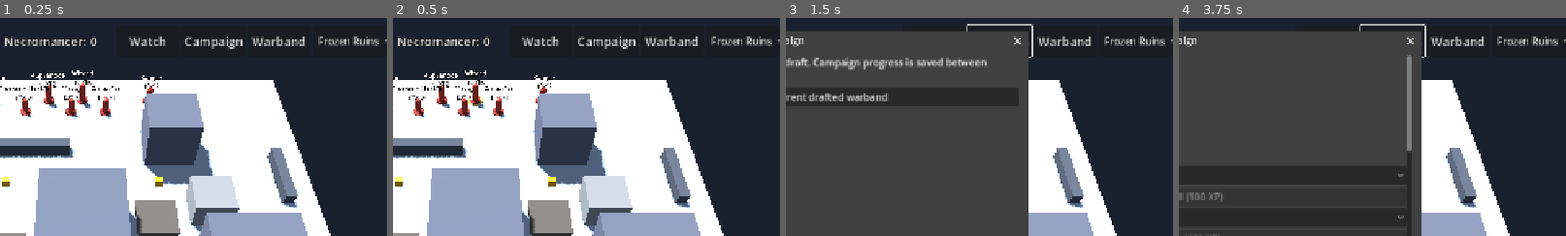
Above: before the commit, frames 1-4 (left to right).
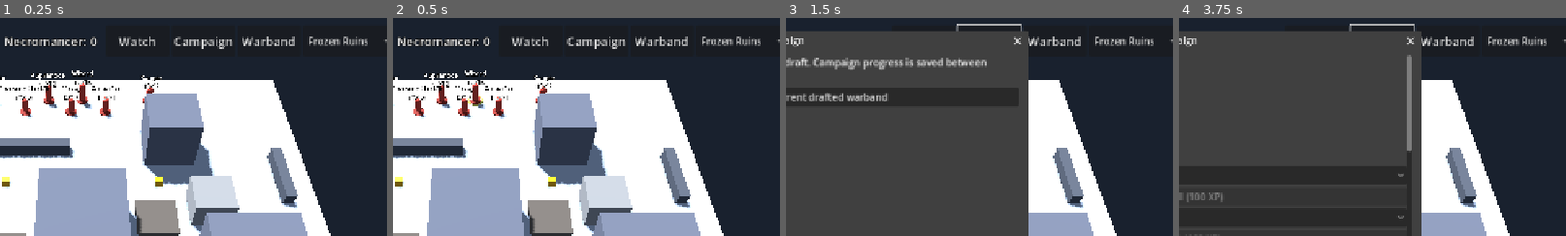
Above: after the commit, the same moments.

Repository: drag0nblad3/Frostgame
Game: Godot game, scene res://scenes/main.tscn
Same seed, same stepped clock (60 frames per second), same inputs: the game is played once before the commit and once after it.
Inputs:
- Up to frame 1 (0.25 s): no input
- Up to frame 2 (0.5 s): no input
- Up to frame 3 (1.5 s): click "Campaign" at 0.5 s; click "Campaign" at 1.25 s
- Up to frame 4 (3.75 s): click "New game" at 2 s; click "New game" at 2.75 s; click "Start campaign with current d…" at 3.5 s
The pictures show only the part of the screen within x 39-89%, y 0-50%; the shares and areas given below are measured in that part.

The runs differ from the first frame. In frame 1, 1.8% of the frame differs, in the area x 30-98%, y 8-15%; in frame 2, 1.8%; in frame 3, 1.1%; in frame 4, 1.1%.

Commit message:
Add Living Museum scenario with dormant statues and treasure Will tests

Diff:
--- /dev/null
+++ b/data/boards/living_museum.json
@@ -0,0 +1,199 @@
+{
+  "id": "living_museum",
+  "name": "The Living Museum",
+  "size": [
+    36,
+    36
+  ],
+  "pieces": [
+    {
+      "kind": "ruin",
+      "rect": [
+        4,
+        12,
+        6,
+        5
+      ]
+    },
+    {
+      "kind": "ruin",
+      "rect": [
+        26,
+        19,
+        6,
+        5
+      ]
+    },
+    {
+      "kind": "ruin",
+      "rect": [
+        9,
+        25,
+        4,
+        4
+      ]
+    },
+    {
+      "kind": "ruin",
+      "rect": [
+        23,
+        7,
+        4,
+        4
+      ]
+    },
+    {
+      "kind": "wall",
+      "rect": [
+        11,
+        9,
+        6,
+        0.8
+      ]
+    },
+    {
+      "kind": "wall",
+      "rect": [
+        19,
+        26.2,
+        6,
+        0.8
+      ]
+    },
+    {
+      "kind": "wall",
+      "rect": [
+        2,
+        21,
+        0.8,
+        5
+      ]
+    },
+    {
+      "kind": "wall",
+      "rect": [
+        33.2,
+        10,
+        0.8,
+        5
+      ]
+    },
+    {
+      "kind": "rubble",
+      "rect": [
+        28,
+        28,
+        4,
+        3
+      ]
+    },
+    {
+      "kind": "rubble",
+      "rect": [
+        4,
+        5,
+        4,
+        3
+      ]
+    },
+    {
+      "kind": "platform",
+      "rect": [
+        7,
+        19,
+        3,
+        3
+      ]
+    },
+    {
+      "kind": "tower",
+      "rect": [
+        27,
+        10,
+        3,
+        3
+      ]
+    },
+    {
+      "kind": "wall",
+      "rect": [
+        12,
+        12,
+        4,
+        0.8
+      ]
+    },
+    {
+      "kind": "wall",
+      "rect": [
+        20,
+        23.2,
+        4,
+        0.8
+      ]
+    },
+    {
+      "kind": "wall",
+      "rect": [
+        12,
+        16,
+        0.8,
+        4
+      ]
+    },
+    {
+      "kind": "wall",
+      "rect": [
+        23.2,
+        16,
+        0.8,
+        4
+      ]
+    },
+    {
+      "kind": "museum_statue",
+      "rect": [
+        17.6,
+        17.6,
+        0.8,
+        0.8
+      ]
+    },
+    {
+      "kind": "museum_statue",
+      "rect": [
+        13.6,
+        13.6,
+        0.8,
+        0.8
+      ]
+    },
+    {
+      "kind": "museum_statue",
+      "rect": [
+        21.6,
+        13.6,
+        0.8,
+        0.8
+      ]
+    },
+    {
+      "kind": "museum_statue",
+      "rect": [
+        13.6,
+        21.6,
+        0.8,
+        0.8
+      ]
+    },
+    {
+      "kind": "museum_statue",
+      "rect": [
+        21.6,
+        21.6,
+        0.8,
+        0.8
+      ]
+    }
+  ]
+}
--- /dev/null
+++ b/data/scenarios/living_museum.json
@@ -0,0 +1,156 @@
+{
+  "id": "living_museum",
+  "name": "The Living Museum",
+  "board": "living_museum",
+  "warbands": [
+    {
+      "name": "Elementalist",
+      "figures": [
+        {
+          "type": "wizard",
+          "at": [
+            18,
+            3
+          ]
+        },
+        {
+          "type": "apprentice",
+          "at": [
+            15,
+            3
+          ]
+        },
+        {
+          "type": "knight",
+          "at": [
+            20,
+            4.5
+          ]
+        },
+        {
+          "type": "man_at_arms",
+          "at": [
+            13,
+            4.5
+          ]
+        },
+        {
+          "type": "infantryman",
+          "at": [
+            22,
+            3
+          ]
+        },
+        {
+          "type": "archer",
+          "at": [
+            10,
+            3
+          ]
+        },
+        {
+          "type": "crossbowman",
+          "at": [
+            26,
+            3
+          ]
+        }
+      ],
+      "spells": {
+        "elemental_bolt": 12,
+        "elemental_shield": 10,
+        "fleet_feet": 12,
+        "strength": 12,
+        "heal": 12,
+        "combat_awareness": 16
+      }
+    },
+    {
+      "name": "Necromancer",
+      "figures": [
+        {
+          "type": "wizard",
+          "at": [
+            18,
+            33
+          ]
+        },
+        {
+          "type": "apprentice",
+          "at": [
+            21,
+            33
+          ]
+        },
+        {
+          "type": "barbarian",
+          "at": [
+            16,
+            31.5
+          ]
+        },
+        {
+          "type": "treasure_hunter",
+          "at": [
+            23,
+            31.5
+          ]
+        },
+        {
+          "type": "thug",
+          "at": [
+            19,
+            31.5
+          ]
+        },
+        {
+          "type": "ranger",
+          "at": [
+            12,
+            33
+          ]
+        },
+        {
+          "type": "marksman",
+          "at": [
+            26,
+            33
+          ]
+        }
+      ],
+      "spells": {
+        "bone_dart": 10,
+        "steal_health": 10,
+        "fleet_feet": 12,
+        "glow": 14,
+        "mind_lock": 16,
+        "strength": 14
+      }
+    }
+  ],
+  "treasures": [
+    [
+      18,
+      18.9
+    ],
+    [
+      14,
+      14.9
+    ],
+    [
+      22,
+      14.9
+    ],
+    [
+      14,
+      22.9
+    ],
+    [
+      22,
+      22.9
+    ]
+  ],
+  "random_encounters": false,
+  "forced_combat": true,
+  "museum": true
+}
--- a/data/terrain.json
+++ b/data/terrain.json
@@ -40,5 +40,13 @@
     "move_mult": 1,
     "height": 4,
     "walkable_top": true
+  },
+  "museum_statue": {
+    "name": "Dormant statue",
+    "blocks_move": true,
+    "blocks_los": false,
+    "cover": 1,
+    "move_mult": 1,
+    "height": 1.7
   }
 }
--- a/src/core/campaign/campaign_progress.gd
+++ b/src/core/campaign/campaign_progress.gd
@@ -51,6 +51,7 @@
 	var report: Array[String] = []
 	var xp := 0
 	var kills := 0
+	var scenario_xp := 0
 	for f in c.state.figures:
 		if f.side == side and f.def.role == "wizard":
 			xp += 40
@@ -67,9 +68,12 @@
 			var victim := c.state.figure(e["id"])
 			var attacker := c.state.figure(e["by"])
 			if victim.side < 0 and attacker.side == side:
-				kills += 1
+				if c.state.museum and victim.def.id == "medium_construct":
+					scenario_xp += 10
+				else:
+					kills += 1
 	var secured := c.state.secured_count(side)
-	xp = mini(300, xp + secured * 40 + mini(kills * 5, 50))
+	xp = mini(300, xp + secured * 40 + mini(kills * 5, 50) + scenario_xp)
 	data["xp"] = int(data["xp"]) + xp
 	data["games"] = int(data["games"]) + 1
 	data["spell_improved"] = false
--- a/src/core/state/encounter_actions.gd
+++ b/src/core/state/encounter_actions.gd
@@ -76,3 +76,25 @@
 	s.figures.append(creature)
 	c.emit("creature_spawn", {"id": id})
 	return creature
+
+
+## The Living Museum: failed Will tests spend the collection action; success animates one statue.
+func museum_pickup(f: Figure) -> bool:
+	var raw := c.dice.d20()
+	var success := StatRoll.succeeds(raw, f.effective_will() + f.roll_penalty(), 8)
+	c.emit("museum_test", {"id": f.id, "roll": raw, "success": success})
+	if not success:
+		return false
+	var statues: Array[TerrainPiece] = []
+	for p in c.state.board.pieces:
+		if p.kind.id == "museum_statue":
+			statues.append(p)
+	if statues.is_empty():
+		return true
+	var statue := statues[c.dice.pick(statues.size())]
+	var at := statue.rect.get_center()
+	c.state.board.pieces.erase(statue)
+	c.state.board.invalidate_terrain()
+	c.emit("terrain_changed", {"spell": "museum_statue", "created": false})
+	_spawn_at("medium_construct", at)
+	return true
--- a/src/core/state/game_state.gd
+++ b/src/core/state/game_state.gd
@@ -18,6 +18,7 @@
 var reaction_side := -2
 var pending_intercept := {}
 var random_encounters := false
+var museum := false
 var reinforcement_points: Array[Vector2] = []
 var creature_db: FigureDb
 var spellbooks := {}
--- a/src/core/state/scenario_loader.gd
+++ b/src/core/state/scenario_loader.gd
@@ -14,6 +14,7 @@
 	var s := GameState.new()
 	s.board = BoardLoader.load_id(d["board"], terrain)
 	s.random_encounters = d.get("random_encounters", false)
+	s.museum = d.get("museum", false)
 	for at: Array in d.get("reinforcements", []):
 		s.reinforcement_points.append(Vector2(at[0], at[1]))
 	s.forced_combat = d.get("forced_combat", false)
--- a/src/core/state/treasure_actions.gd
+++ b/src/core/state/treasure_actions.gd
@@ -19,6 +19,8 @@
 	var f := _c.state.active()
 	var token := _c.state.treasure(id)
 	_c._spend(f)
+	if _c.state.museum and not _c._encounters.museum_pickup(f):
+		return true
 	_c._magic.illusions.reveal(f)
 	f.treasure_id = id
 	token.carrier_id = f.id
--- a/src/view/board_view.gd
+++ b/src/view/board_view.gd
@@ -42,6 +42,7 @@
 		"spell_fog": col = Color(0.7, 0.85, 1.0, 0.4)
 		"spell_mud": col = Color(0.3, 0.24, 0.15, 0.8)
 		"spell_explosive_rune": col = Color(1.0, 0.35, 0.1)
+		"museum_statue": col = Color(0.65, 0.71, 0.72)
 	var mat := _mat(col, 0.95)
 	if col.a < 1.0:
 		mat.transparency = BaseMaterial3D.TRANSPARENCY_ALPHA
--- a/src/view/hud/battle_hud.gd
+++ b/src/view/hud/battle_hud.gd
@@ -58,6 +58,8 @@
 	scenarios.set_item_metadata(0, "treasure_skirmish")
 	scenarios.add_item("Mausoleum")
 	scenarios.set_item_metadata(1, "mausoleum")
+	scenarios.add_item("Living Museum")
+	scenarios.set_item_metadata(2, "living_museum")
 	scenarios.item_selected.connect(func(i: int) -> void: scenario_selected.emit(str(scenarios.get_item_metadata(i))))
 	top.add_child(scenarios)
 	top.add_child(_button("New game", func() -> void: new_game_pressed.emit()))
--- /dev/null
+++ b/tests/unit/test_living_museum.gd
@@ -0,0 +1,19 @@
+extends TestCase
+
+
+func test_statues_and_pickup() -> void:
+	var s := ScenarioLoader.load_id("living_museum", db(), terrain())
+	check_eq(s.treasures.size(), 5)
+	check_eq(s.side_figures(-1).size(), 0)
+	var c := GameController.new(s, LoadedDice.new([1, 20]))
+	var f := s.figure(1)
+	check(not c._encounters.museum_pickup(f))
+	check_eq(s.side_figures(-1).size(), 0)
+	check(c._encounters.museum_pickup(f))
+	check_eq(s.side_figures(-1).size(), 1)
+	check_eq(s.side_figures(-1)[0].def.id, "medium_construct")
+	var count := 0
+	for p in s.board.pieces:
+		if p.kind.id == "museum_statue":
+			count += 1
+	check_eq(count, 4)
Not shown, changed: docs/rules-coverage.md
